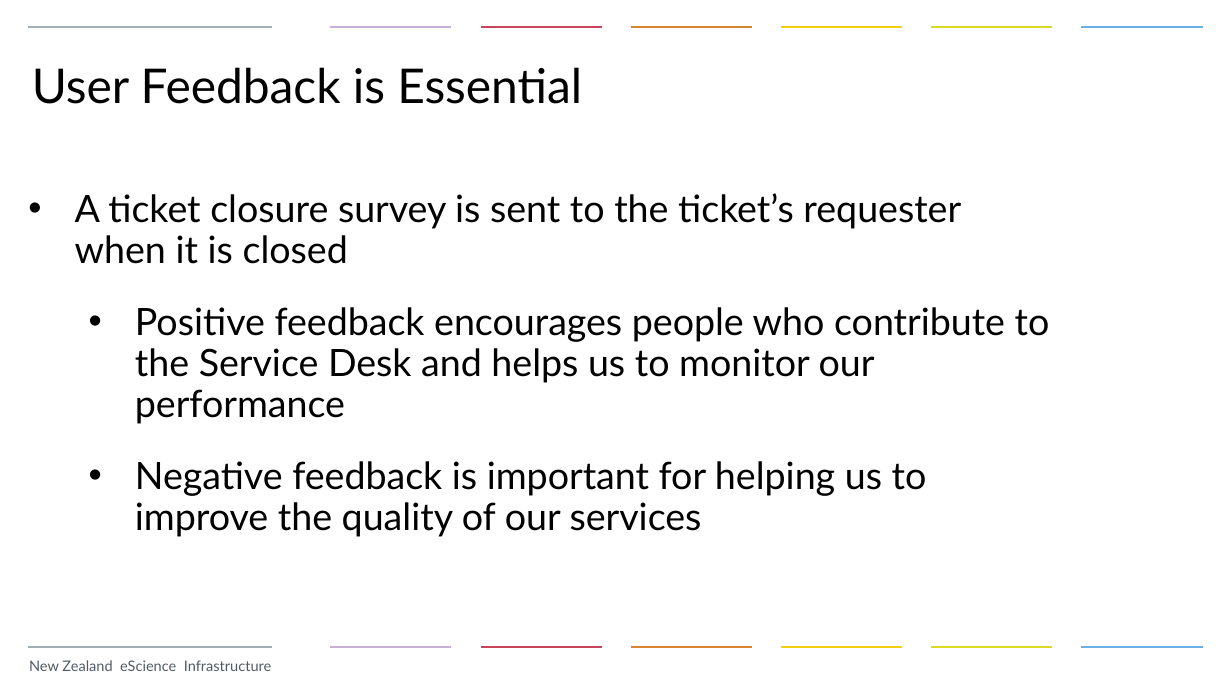
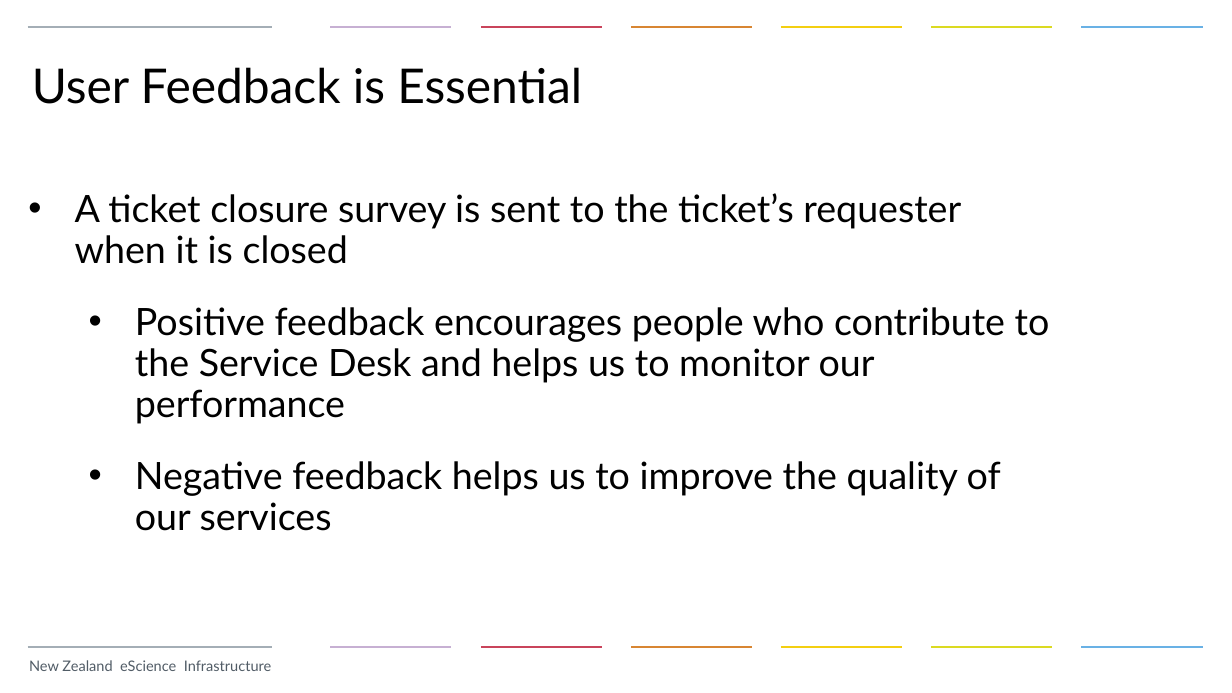
Before and after one commit to nesi/eResearch-NZ-2015, a slide deck: slide 7 of NeSI_I_Have_a Problem_and_I_Need_Support/NeSI_Service_Desk.pptx. Drawn at 1232x693 pixels with LibreOffice and Linux fonts; fonts in the diff are those of the drawing; background and template pictures are left out. Boxes give left, top, right and bottom in pixels: in the first picture for what was removed or moved away, otherwise in the second. Text is boxed around its words. In the diff, an @@ line names an element or a change of style, - is before the commit and + after.

```diff
--- a/NeSI_I_Have_a Problem_and_I_Need_Support/NeSI_Service_Desk.pptx
+++ b/NeSI_I_Have_a Problem_and_I_Need_Support/NeSI_Service_Desk.pptx
@@ text at [135, 461, 1001, 531]: text changed @@
-  • Negative feedback is important for helping us to improve the quality of our services
+  • Negative feedback helps us to improve the quality of our services
```
Also in this commit, not shown: 3 other slides changed, 2 other files.
